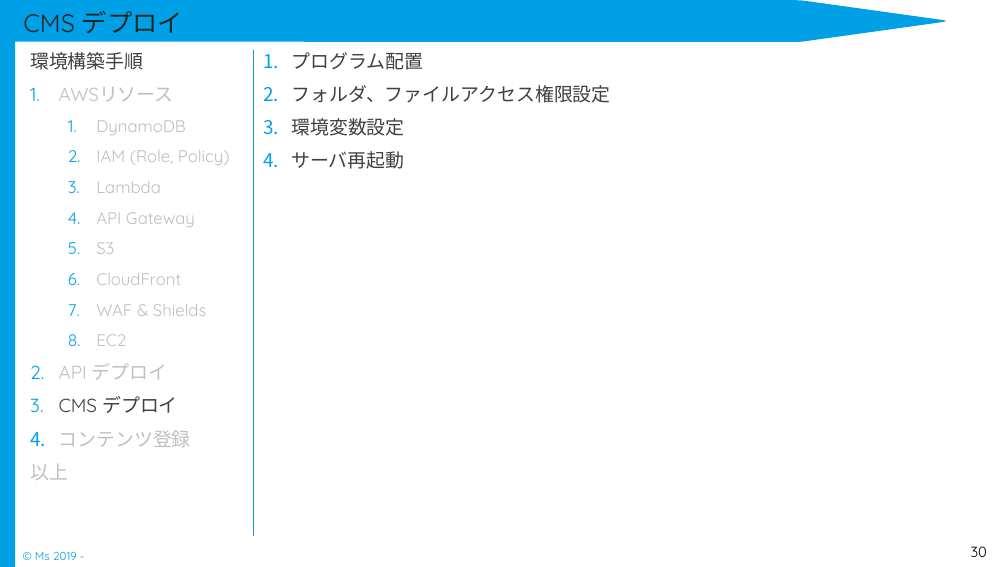
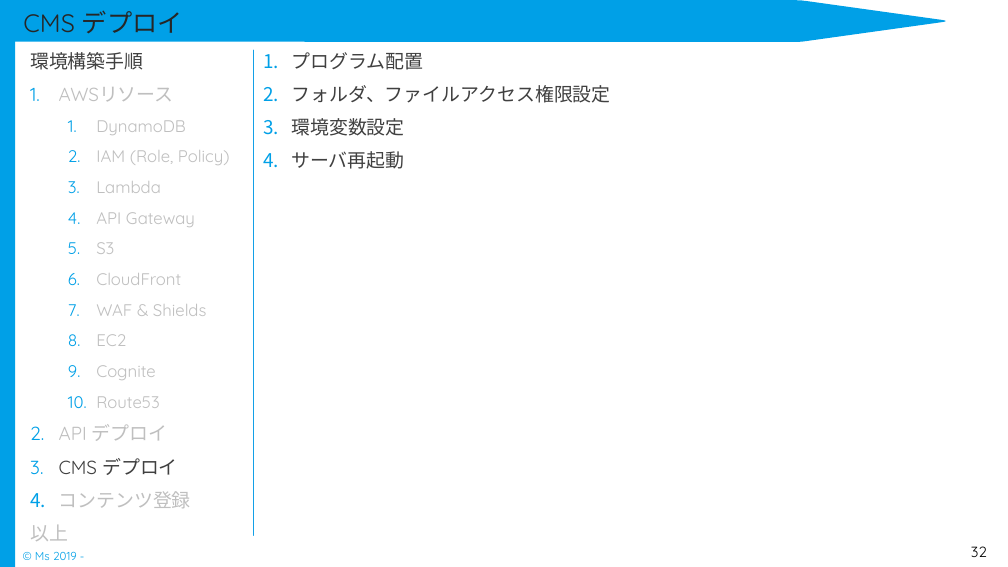
Before and after one commit to Rie-Ishimura/https-github.com-uetomae-msar_Documents_1, a slide deck: slide 32 of 04.環境構築/インフラ/msar_環境構築手順書.pptx (slide 30 before the commit). Drawn at 1008x567 pixels with LibreOffice and Linux fonts; fonts in the diff are those of the drawing. Boxes give left, top, right and bottom in pixels: in the first picture for what was removed or moved away, otherwise in the second. Text is boxed around its words. In the diff, an @@ line names an element or a change of style, - is before the commit and + after.

```diff
--- a/04.環境構築/インフラ/msar_環境構築手順書.pptx
+++ b/04.環境構築/インフラ/msar_環境構築手順書.pptx
@@ text at (x1=96, y1=365, x2=159, y2=408): paragraphs added @@
+  9. Cognite
+  10. Route53
@@ page number at (x1=971, y1=546, x2=987, y2=557): text changed @@
-30
+32
```
Also in this commit, not shown: 21 other slides changed, 2 slides added.
